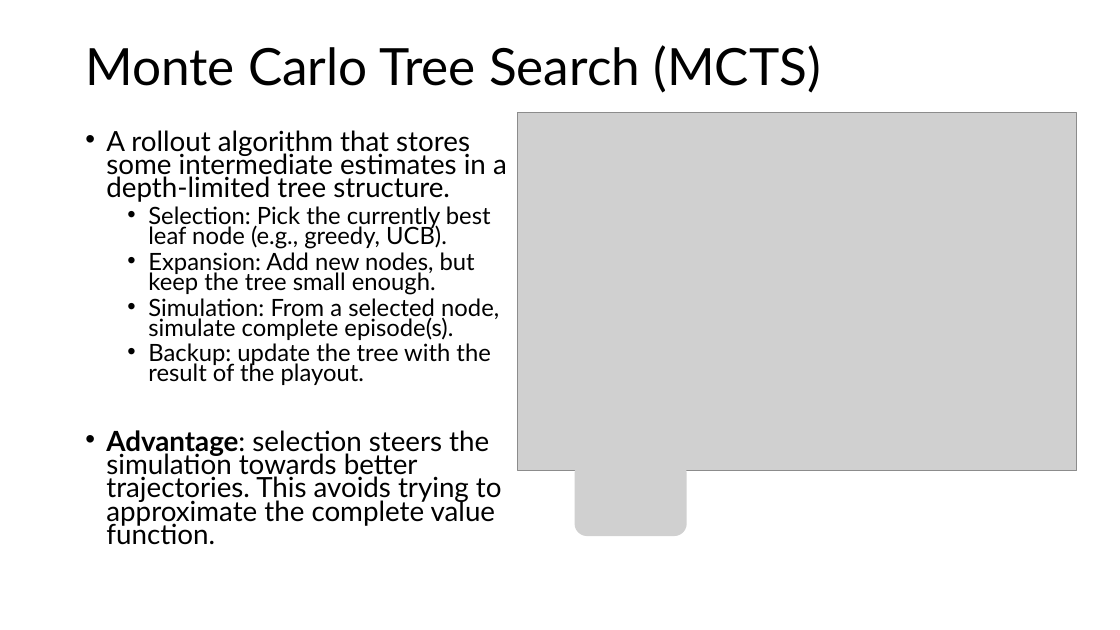
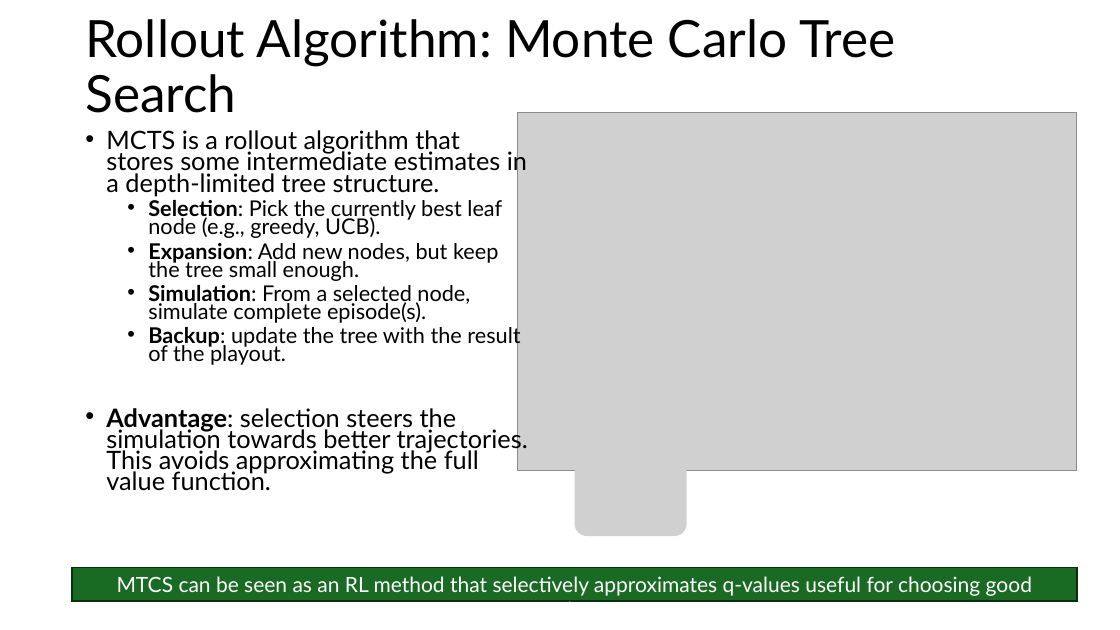
Before and after one commit to mhahsler/Introduction_to_Reinforcement_Learning, a slide deck: slide 15 of slides/Lecture_Chapter08.pptx (slide 17 before the commit). Drawn at 1120x630 pixels with LibreOffice and Linux fonts; fonts in the diff are those of the drawing; grey boxes stand for pictures. Boxes give left, top, right and bottom in pixels: in the first picture for what was removed or moved away, otherwise in the second. Text is boxed around its words. In the diff, an @@ line names an element or a change of style, - is before the commit and + after.

```diff
--- a/slides/Lecture_Chapter08.pptx
+++ b/slides/Lecture_Chapter08.pptx
@@ title at box(85, 19, 895, 113): text changed @@
-Monte Carlo Tree Search (MCTS)
+Rollout Algorithm: Monte Carlo Tree Search
@@ text at box(106, 130, 527, 196): text changed; size 23.8 to 21.7 pt @@
-• A rollout algorithm that stores some intermediate estimates in a depth-limited tree structure.
+• MCTS is a rollout algorithm that stores some intermediate estimates in a depth-limited tree structure.
@@ text at box(148, 200, 520, 365): size 20.4 to 18.6 pt in "Selection: Pick the currently best leaf node ...", "Expansion: Add new nodes, but keep the ...", "Simulation: From a selected node, simulate complete ...", "Backup: update the tree with the result ..."; bold on in "Selection:", "Expansion:", "Simulation:", "Backup:" @@
@@ text at box(106, 408, 528, 491): text changed; size 23.8 to 21.7 pt @@
-• Advantage: selection steers the simulation towards better trajectories. This avoids trying to approximate the complete value function.
+• Advantage: selection steers the simulation towards better trajectories. This avoids approximating the full value function.
@@ rectangle added at box(72, 568, 1078, 602), fill #196B24, outline #0B2F10 1.5 pt, 18 pt, text #FFFFFF @@
+MTCS can be seen as an RL method that selectively approximates q-values useful for choosing good actions.
```
Also in this commit, not shown: 16 other slides changed, 3 slides removed, 5 other files.
